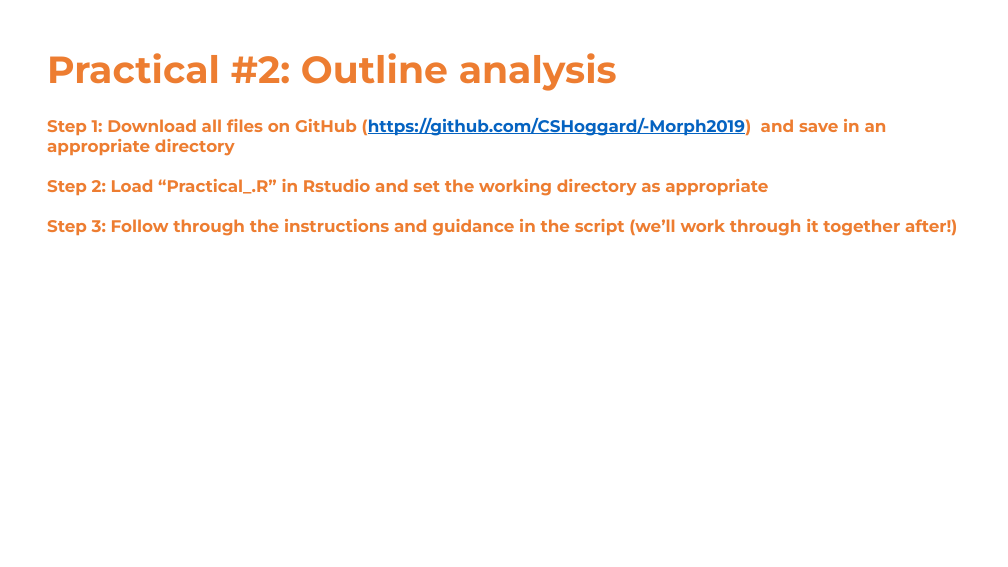
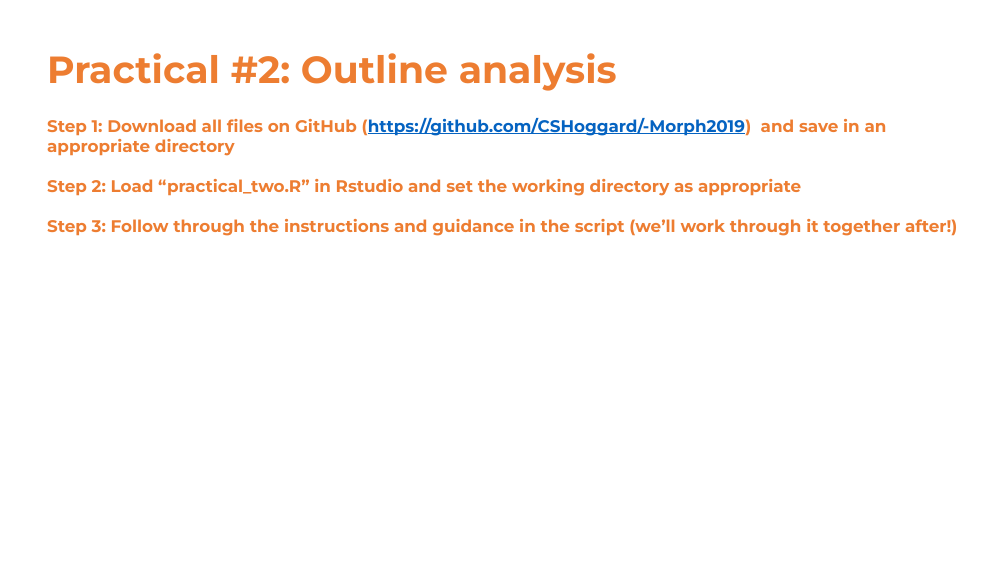
Before and after one commit to CSHoggard/-Morph2019, a slide deck: slide 55 of presentation.pptx. Drawn at 1008x567 pixels with LibreOffice and Linux fonts; fonts in the diff are those of the drawing. Boxes give left, top, right and bottom in pixels: in the first picture for what was removed or moved away, otherwise in the second. Text is boxed around its words. In the diff, an @@ line names an element or a change of style, - is before the commit and + after.

```diff
--- a/presentation.pptx
+++ b/presentation.pptx
@@ text at <box>47,179,801,196</box>: text changed @@
-Step 2: Load “Practical_.R” in Rstudio and set the working directory as appropriate
+Step 2: Load “practical_two.R” in Rstudio and set the working directory as appropriate
```
Also in this commit, not shown: 1 other slide changed, 1 other file.
